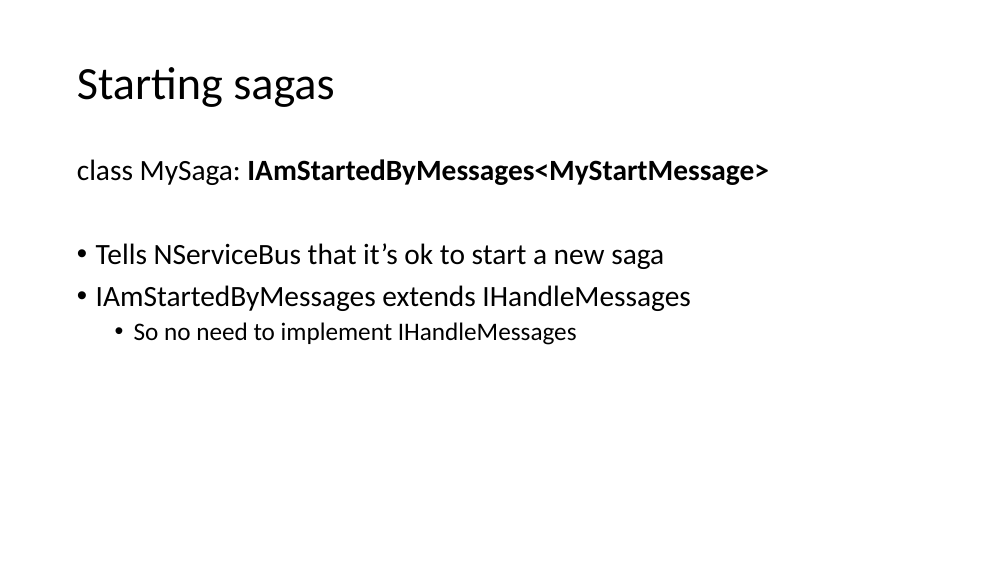
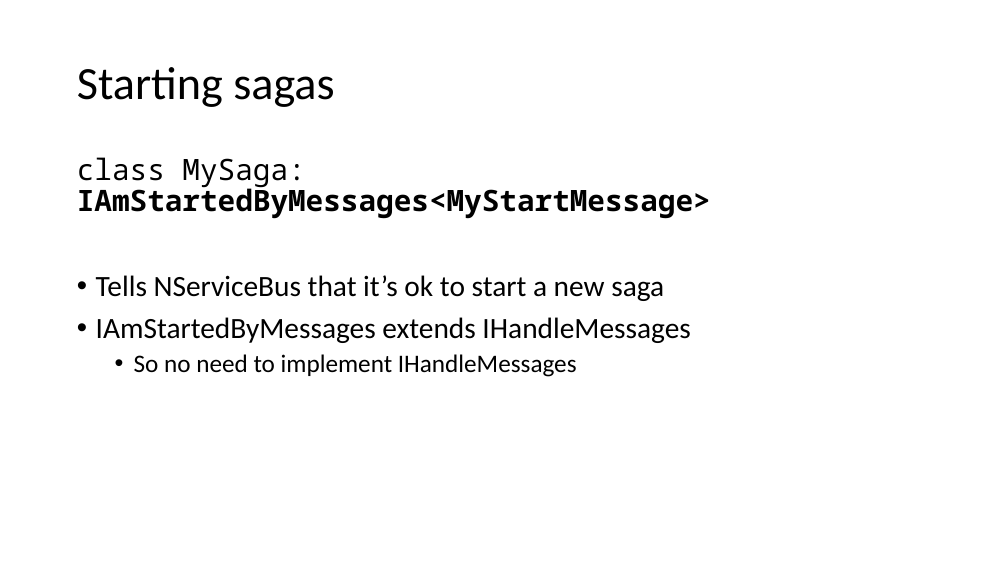
Before and after one commit to Particular/SagaMasterClass, a slide deck: slide 6 of SagaMasterClass.pptx. Drawn at 1008x567 pixels with LibreOffice and Linux fonts; fonts in the diff are those of the drawing. Boxes give left, top, right and bottom in pixels: in the first picture for what was removed or moved away, otherwise in the second. Text is boxed around its words. In the diff, an @@ line names an element or a change of style, - is before the commit and + after.

```diff
--- a/SagaMasterClass.pptx
+++ b/SagaMasterClass.pptx
@@ text at <box>77,157,711,219</box>: font Calibri to Noto Sans Mono in "class MySaga: IAmStartedByMessages<MyStartMessage>" @@
```
Also in this commit, not shown: 6 other slides changed.
